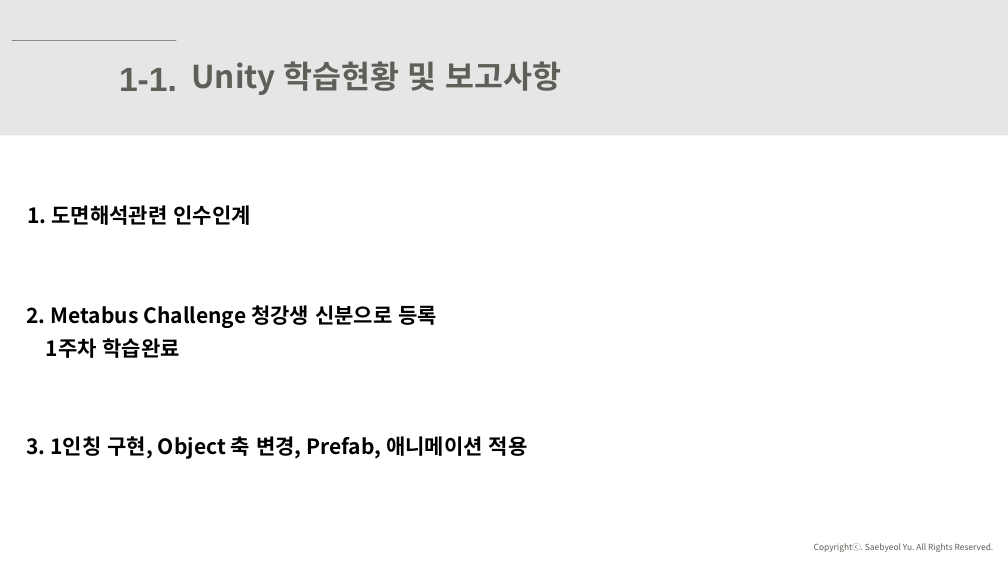
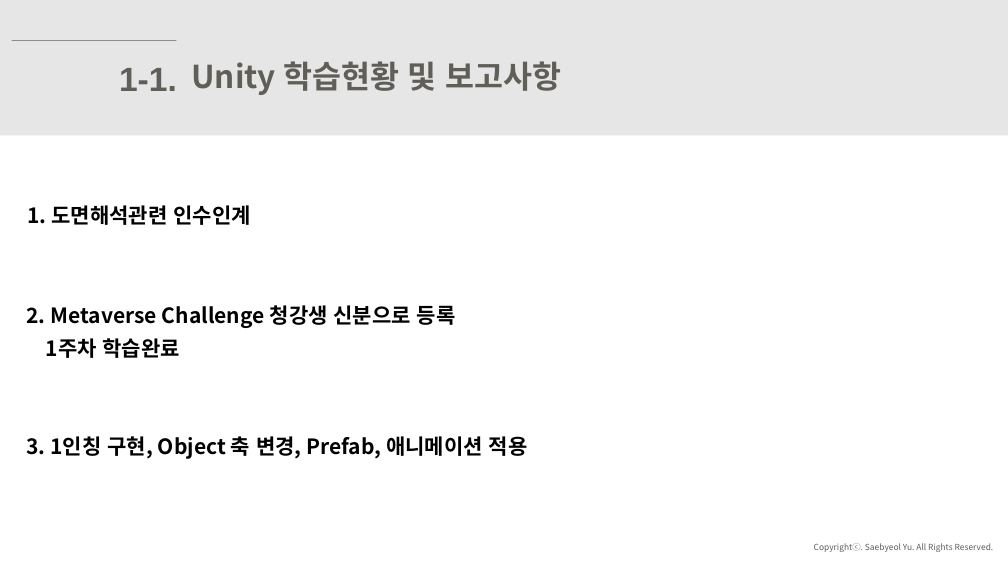
Before and after one commit to ssh6189/2022.01.15, a slide deck: slide 4 of 2022년 1월 15일 도면해석자동화.ppt. Drawn at 1008x567 pixels with LibreOffice and Linux fonts; fonts in the diff are those of the drawing. Boxes give left, top, right and bottom in pixels: in the first picture for what was removed or moved away, otherwise in the second. Text is boxed around its words. In the diff, an @@ line names an element or a change of style, - is before the commit and + after.

```diff
--- a/2022년 1월 15일 도면해석자동화.ppt
+++ b/2022년 1월 15일 도면해석자동화.ppt
@@ text at (x1=27, y1=305, x2=456, y2=328): text changed @@
-2. Metabus Challenge 청강생 신분으로 등록
+2. Metaverse Challenge 청강생 신분으로 등록
```
Also in this commit, not shown: 1 other slide changed, 1 other file.
